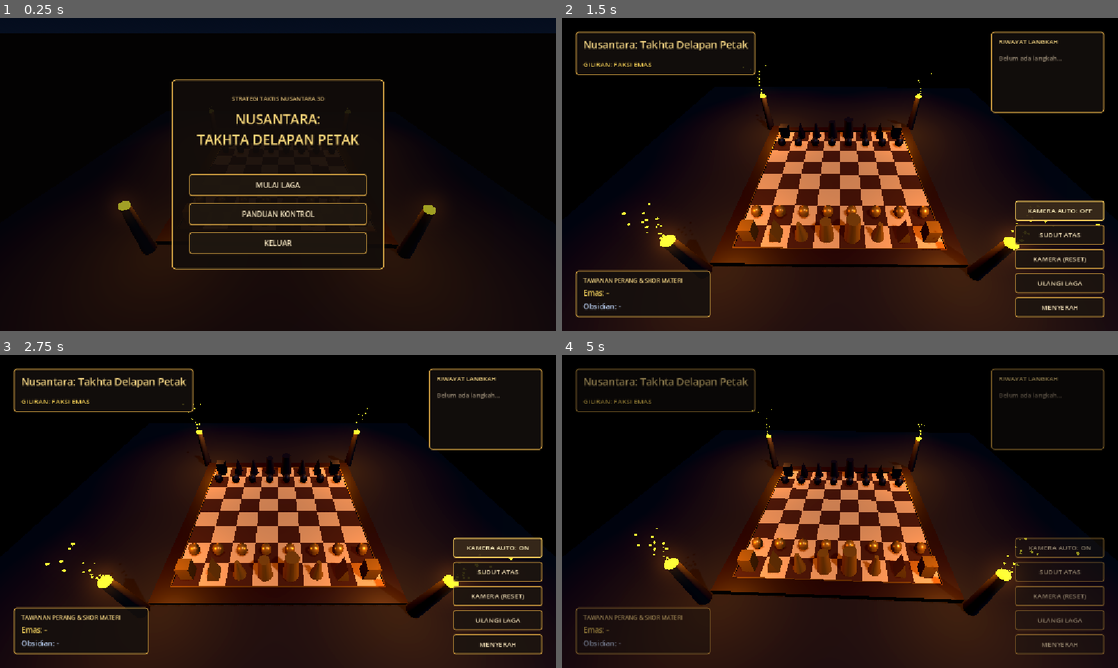
Above: before the commit, frames 1-4 (two rows, left to right).
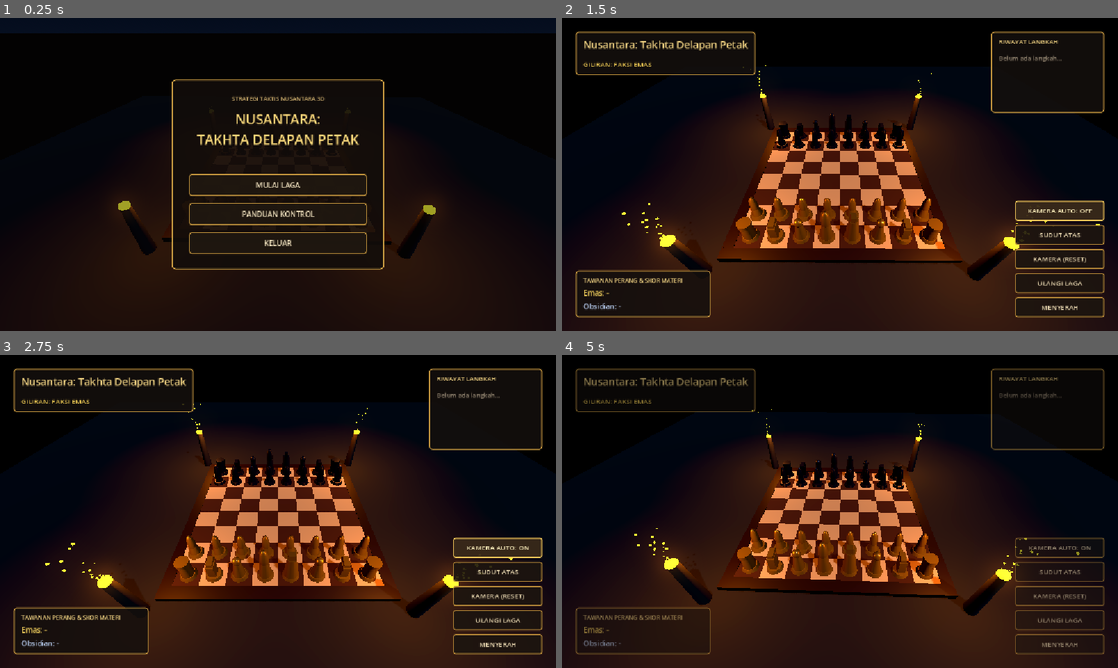
Above: after the commit, the same moments.

Repository: JavaneseIvankov/nusantara-chess
Game: Godot game, scene res://main/main.tscn
Same seed, same stepped clock (60 frames per second), same inputs: the game is played once before the commit and once after it.
Inputs:
- Up to frame 1 (0.25 s): no input
- Up to frame 2 (1.5 s): click "MULAI LAGA" at 0.5 s; click "KAMERA AUTO: ON" at 1.25 s
- Up to frame 3 (2.75 s): click "KAMERA AUTO: OFF" at 2 s
- Up to frame 4 (5 s): click "SUDUT ATAS" at 2.75 s; click "ULANGI LAGA" at 3.5 s; click "MULAI LAGA" at 4.25 s

The runs differ from the first frame. In frame 1, less than 0.1% of the frame differs, in the area x 28-72%, y 70-74%; in frame 2, 3.5%, in the area x 26-73%, y 30-80%; in frame 3, 3.5%; in frame 4, 3.4%.

Commit message:
feat(assets): add automatic .glb model loader with geometric fallback for pieces and environment
- Check res://assets/models/pieces/ for piece_*.glb and apply faction PBR materials automatically

- Check res://assets/models/environment/ for floor, board frame, torch pillar, and Candi Bentar .glb assets

Diff:
--- a/scripts/environment/placeholder_environment.gd
+++ b/scripts/environment/placeholder_environment.gd
@@ -1,90 +1,89 @@
-class_name PlaceholderEnvironment
 extends Node3D
 
 @export var board_size: float = 8.0
 @export var board_thickness: float = 0.2
 
+const ENV_PATHS := {
+	"floor": "res://assets/models/environment/courtyard_floor.glb",
+	"frame": "res://assets/models/environment/board_frame.glb",
+	"torch": "res://assets/models/environment/torch_pillar.glb",
+	"candi": "res://assets/models/environment/candi_bentar.glb"
+}
+
 func _ready() -> void:
 	_build_courtyard_floor()
 	_build_board_frame()
 	_build_torch_pillars()
+	_build_candi_bentar()
 
-# 1. Pelataran Batu Andesit Luas (24m x 24m di Y = -0.2m)
+func _try_load_glb(key: String) -> Node3D:
+	var path: String = ENV_PATHS.get(key, "")
+	if path != "" and ResourceLoader.exists(path):
+		var scene: PackedScene = load(path)
+		if scene != null:
+			return scene.instantiate()
+	return null
+
+# 1. Pelataran Batu Candi
 func _build_courtyard_floor() -> void:
+	var custom_floor := _try_load_glb("floor")
+	if custom_floor != null:
+		custom_floor.name = "CourtyardFloorGLB"
+		custom_floor.position = Vector3(0, -board_thickness, 0)
+		add_child(custom_floor)
+		return
+
 	var floor_mesh := MeshInstance3D.new()
 	floor_mesh.name = "CourtyardFloor"
-
-	var box := BoxMesh.new()
-	box.size = Vector3(24.0, 0.2, 24.0)
-	floor_mesh.mesh = box
+	var plane := PlaneMesh.new()
+	plane.size = Vector2(36.0, 36.0)
+	floor_mesh.mesh = plane
 
 	var stone_mat := StandardMaterial3D.new()
-	stone_mat.albedo_color = Color(0.11, 0.12, 0.14) # Batu andesit candi gelap
-	stone_mat.roughness = 0.85
+	stone_mat.albedo_color = Color(0.14, 0.14, 0.15)
+	stone_mat.roughness = 0.88
 	floor_mesh.material_override = stone_mat
-
-	# Permukaan atas lantai tepat di Y = -0.2 (menopang dasar ubin papan)
-	floor_mesh.position = Vector3(0.0, -board_thickness - 0.1, 0.0)
+	floor_mesh.position = Vector3(0, -board_thickness, 0)
 	add_child(floor_mesh)
 
-# 2. Bingkai Kayu Jati & Lis Emas Mengelilingi Papan 8x8
+# 2. Bingkai Papan Kayu Jati Ukir
 func _build_board_frame() -> void:
+	var custom_frame := _try_load_glb("frame")
+	if custom_frame != null:
+		custom_frame.name = "BoardFrameGLB"
+		custom_frame.position = Vector3(0, -board_thickness, 0)
+		add_child(custom_frame)
+		return
+
 	var frame_root := Node3D.new()
 	frame_root.name = "BoardFrame"
 	add_child(frame_root)
 
 	var wood_mat := StandardMaterial3D.new()
-	wood_mat.albedo_color = Color(0.16, 0.09, 0.05) # Kayu jati tua gelap
+	wood_mat.albedo_color = Color(0.16, 0.08, 0.03)
 	wood_mat.roughness = 0.55
 
-	var gold_trim_mat := StandardMaterial3D.new()
-	gold_trim_mat.albedo_color = Color(0.76, 0.58, 0.22) # Aksen lis perunggu emas
-	gold_trim_mat.metallic = 0.75
-	gold_trim_mat.roughness = 0.30
+	var border_width: float = 0.45
+	var frame_height: float = 0.24
+	var outer_span: float = board_size + (border_width * 2.0)
+	var offset: float = (board_size / 2.0) + (border_width / 2.0)
+	var pos_y: float = -board_thickness + (frame_height / 2.0) - 0.02
 
-	var rim_width: float = 0.60
-	var rim_height: float = 0.24 # Sedikit lebih tinggi (0.04m) dari permukaan papan
-	var outer_span: float = board_size + (rim_width * 2.0) # 9.2m
-	var offset: float = (board_size / 2.0) + (rim_width / 2.0) # 4.3m
-
-	# 4 Sisi Bingkai Kayu Utama (Utara, Selatan, Barat, Timur)
-	var wood_bars := [
-		{"size": Vector3(outer_span, rim_height, rim_width), "pos": Vector3(0.0, -0.08, -offset)},
-		{"size": Vector3(outer_span, rim_height, rim_width), "pos": Vector3(0.0, -0.08, offset)},
-		{"size": Vector3(rim_width, rim_height, board_size), "pos": Vector3(-offset, -0.08, 0.0)},
-		{"size": Vector3(rim_width, rim_height, board_size), "pos": Vector3(offset, -0.08, 0.0)}
+	var sides := [
+		{"size": Vector3(outer_span, frame_height, border_width), "pos": Vector3(0, pos_y, -offset)},
+		{"size": Vector3(outer_span, frame_height, border_width), "pos": Vector3(0, pos_y, offset)},
+		{"size": Vector3(border_width, frame_height, board_size), "pos": Vector3(-offset, pos_y, 0)},
+		{"size": Vector3(border_width, frame_height, board_size), "pos": Vector3(offset, pos_y, 0)}
 	]
 
-	for bar_data in wood_bars:
-		var mesh_inst := MeshInstance3D.new()
+	for s in sides:
+		var bar := MeshInstance3D.new()
 		var box := BoxMesh.new()
-		box.size = bar_data["size"]
-		mesh_inst.mesh = box
-		mesh_inst.material_override = wood_mat
-		mesh_inst.position = bar_data["pos"]
-		frame_root.add_child(mesh_inst)
-
-	# Lis Emas Tipis di Bibir Dalam Bingkai
-	var trim_w: float = 0.04
-	var trim_h: float = 0.25
-	var trim_span: float = board_size + (trim_w * 2.0)
-	var trim_off: float = (board_size / 2.0) + (trim_w / 2.0)
-
-	var gold_bars := [
-		{"size": Vector3(trim_span, trim_h, trim_w), "pos": Vector3(0.0, -0.075, -trim_off)},
-		{"size": Vector3(trim_span, trim_h, trim_w), "pos": Vector3(0.0, -0.075, trim_off)},
-		{"size": Vector3(trim_w, trim_h, board_size), "pos": Vector3(-trim_off, -0.075, 0.0)},
-		{"size": Vector3(trim_w, trim_h, board_size), "pos": Vector3(trim_off, -0.075, 0.0)}
-	]
-
-	for g_data in gold_bars:
-		var mesh_inst := MeshInstance3D.new()
-		var box := BoxMesh.new()
-		box.size = g_data["size"]
-		mesh_inst.mesh = box
-		mesh_inst.material_override = gold_trim_mat
-		mesh_inst.position = g_data["pos"]
-		frame_root.add_child(mesh_inst)
+		box.size = s["size"]
+		bar.mesh = box
+		bar.material_override = wood_mat
+		bar.position = s["pos"]
+		frame_root.add_child(bar)
 
 # 3. Empat Tiang Obor Batu di Sudut Papan + Partikel Percikan Api
 func _build_torch_pillars() -> void:
@@ -128,25 +127,30 @@
 		torch_node.position = pos
 		pillars_root.add_child(torch_node)
 
-		var column := MeshInstance3D.new()
-		var cyl := CylinderMesh.new()
-		cyl.top_radius = 0.16
-		cyl.bottom_radius = 0.24
-		cyl.height = 2.2
-		column.mesh = cyl
-		column.material_override = pillar_mat
-		column.position.y = 1.1
-		torch_node.add_child(column)
+		var custom_torch := _try_load_glb("torch")
+		if custom_torch != null:
+			torch_node.add_child(custom_torch)
+		else:
+			var column := MeshInstance3D.new()
+			var cyl := CylinderMesh.new()
+			cyl.top_radius = 0.16
+			cyl.bottom_radius = 0.24
+			cyl.height = 2.2
+			column.mesh = cyl
+			column.material_override = pillar_mat
+			column.position.y = 1.1
+			torch_node.add_child(column)
 
-		var ember := MeshInstance3D.new()
-		var sphere := SphereMesh.new()
-		sphere.radius = 0.18
-		sphere.height = 0.25
-		ember.mesh = sphere
-		ember.material_override = ember_mat
-		ember.position.y = 2.25
-		torch_node.add_child(ember)
+			var ember := MeshInstance3D.new()
+			var sphere := SphereMesh.new()
+			sphere.radius = 0.18
+			sphere.height = 0.25
+			ember.mesh = sphere
+			ember.material_override = ember_mat
+			ember.position.y = 2.25
+			torch_node.add_child(ember)
 
+		# Efek partikel percikan api tetap menyala di atas obor
 		var sparks := GPUParticles3D.new()
 		sparks.amount = 18
 		sparks.lifetime = 1.4
@@ -154,3 +158,18 @@
 		sparks.draw_pass_1 = spark_mesh
 		sparks.position.y = 2.3
 		torch_node.add_child(sparks)
+
+# 4. Gerbang Candi Bentar Latar Belakang (Otomatis muncul jika candi_bentar.glb tersedia)
+func _build_candi_bentar() -> void:
+	var north_candi := _try_load_glb("candi")
+	if north_candi != null:
+		north_candi.name = "CandiBentarNorth"
+		north_candi.position = Vector3(0, -board_thickness, -8.5)
+		add_child(north_candi)
+
+	var south_candi := _try_load_glb("candi")
+	if south_candi != null:
+		south_candi.name = "CandiBentarSouth"
+		south_candi.position = Vector3(0, -board_thickness, 8.5)
+		south_candi.rotation.y = PI
+		add_child(south_candi)
--- a/scripts/pieces/chess_piece.gd
+++ b/scripts/pieces/chess_piece.gd
@@ -2,83 +2,36 @@
 extends Node3D
 
 enum PieceType { PAWN, ROOK, KNIGHT, BISHOP, QUEEN, KING }
-enum Faction { GOLD, OBSIDIAN } # GOLD = Faksi Nusantara Terang, OBSIDIAN = Faksi Gelap
+enum Faction { GOLD, OBSIDIAN }
 
-var type: PieceType = PieceType.PAWN
-var faction: Faction = Faction.GOLD
+@export var type: PieceType = PieceType.PAWN
+@export var faction: Faction = Faction.GOLD
+@export var override_faction_material: bool = true
+
 var grid_pos: Vector2i = Vector2i.ZERO
 var has_moved: bool = false
+var visual_root: Node3D
 
-@onready var visual_mesh: MeshInstance3D = $VisualMesh
+const MODEL_PATHS := {
+	PieceType.PAWN: "res://assets/models/pieces/piece_pawn.glb",
+	PieceType.ROOK: "res://assets/models/pieces/piece_rook.glb",
+	PieceType.KNIGHT: "res://assets/models/pieces/piece_knight.glb",
+	PieceType.BISHOP: "res://assets/models/pieces/piece_bishop.glb",
+	PieceType.QUEEN: "res://assets/models/pieces/piece_queen.glb",
+	PieceType.KING: "res://assets/models/pieces/piece_king.glb"
+}
 
 func setup(p_type: PieceType, p_faction: Faction, start_grid: Vector2i, world_pos: Vector3) -> void:
 	type = p_type
 	faction = p_faction
 	grid_pos = start_grid
 	position = world_pos
+	_build_visual()
 
-	_build_placeholder_visual()
+func promote_to(new_type: PieceType) -> void:
+	type = new_type
+	_build_visual()
 
-# Membuat bentuk 3D sementara berdasarkan jenis bidak (mudah diganti model .glb nanti)
-func _build_placeholder_visual() -> void:
-	var mat := StandardMaterial3D.new()
-	if faction == Faction.GOLD:
-		mat.albedo_color = Color(0.85, 0.65, 0.25) # Perunggu emas
-		mat.metallic = 0.65
-		mat.roughness = 0.35
-	else:
-		mat.albedo_color = Color(0.18, 0.20, 0.24) # Batu candi / besi obsidian
-		mat.metallic = 0.45
-		mat.roughness = 0.50
-
-	var mesh: Mesh
-	var height: float = 0.6
-
-	match type:
-		PieceType.PAWN:
-			var cap := CapsuleMesh.new()
-			cap.radius = 0.22
-			cap.height = 0.55
-			mesh = cap
-			height = 0.55
-		PieceType.ROOK:
-			var box := BoxMesh.new()
-			box.size = Vector3(0.48, 0.75, 0.48)
-			mesh = box
-			height = 0.75
-		PieceType.KNIGHT:
-			var prism := PrismMesh.new()
-			prism.size = Vector3(0.45, 0.80, 0.55)
-			mesh = prism
-			height = 0.80
-		PieceType.BISHOP:
-			var cyl := CylinderMesh.new()
-			cyl.top_radius = 0.08
-			cyl.bottom_radius = 0.26
-			cyl.height = 0.90
-			mesh = cyl
-			height = 0.90
-		PieceType.QUEEN:
-			var cyl := CylinderMesh.new()
-			cyl.top_radius = 0.20
-			cyl.bottom_radius = 0.30
-			cyl.height = 1.05
-			mesh = cyl
-			height = 1.05
-		PieceType.KING:
-			var cyl := CylinderMesh.new()
-			cyl.top_radius = 0.26
-			cyl.bottom_radius = 0.32
-			cyl.height = 1.20
-			mesh = cyl
-			height = 1.20
-
-	visual_mesh.mesh = mesh
-	visual_mesh.material_override = mat
-	# Pastikan bagian dasar bidak tepat menempel di permukaan papan (Y = 0)
-	visual_mesh.position.y = height / 2.0
-
-# Animasi meluncur mulus saat bidak berpindah petak
 func move_to(new_grid_pos: Vector2i, target_world_pos: Vector3) -> void:
 	grid_pos = new_grid_pos
 	has_moved = true
@@ -87,11 +40,9 @@
 	var tween := create_tween()
 	tween.set_parallel(true)
 
-	# Gerak horizontal (X dan Z) mulus
 	tween.tween_property(self, "position:x", target_world_pos.x, duration).set_trans(Tween.TRANS_CUBIC).set_ease(Tween.EASE_OUT)
 	tween.tween_property(self, "position:z", target_world_pos.z, duration).set_trans(Tween.TRANS_CUBIC).set_ease(Tween.EASE_OUT)
 
-	# Khusus Kuda: melompat melengkung ke atas lalu mendarat!
 	if type == PieceType.KNIGHT:
 		var arc_tween := create_tween()
 		arc_tween.tween_property(self, "position:y", target_world_pos.y + 0.65, duration * 0.5).set_trans(Tween.TRANS_QUAD).set_ease(Tween.EASE_OUT)
@@ -99,7 +50,147 @@
 	else:
 		tween.tween_property(self, "position:y", target_world_pos.y, duration)
 
-# Mengubah jenis dan bentuk 3D bidak saat Pion mencapai baris ujung (Promosi)
-func promote_to(new_type: PieceType) -> void:
-	type = new_type
-	_build_placeholder_visual()
+func _build_visual() -> void:
+	if visual_root != null:
+		visual_root.queue_free()
+
+	visual_root = Node3D.new()
+	visual_root.name = "VisualRoot"
+	add_child(visual_root)
+
+	# Arahkan bidak Obsidian menghadap ke selatan (+Z) menuju kubu Emas
+	if faction == Faction.OBSIDIAN:
+		visual_root.rotation.y = PI
+
+	var mat := _create_faction_material()
+	var model_path: String = MODEL_PATHS.get(type, "")
+
+	# Auto-Loader: Cek apakah aset .glb final dari tim Blender sudah tersedia
+	if model_path != "" and ResourceLoader.exists(model_path):
+		var packed_scene: PackedScene = load(model_path)
+		if packed_scene != null:
+			var model_instance := packed_scene.instantiate()
+			visual_root.add_child(model_instance)
+			if override_faction_material:
+				_apply_material_recursive(model_instance, mat)
+			return
+
+	# Fallback Placeholder Geometris jika file .glb belum disetor
+	_build_placeholder_mesh(visual_root, mat)
+
+func _create_faction_material() -> StandardMaterial3D:
+	var mat := StandardMaterial3D.new()
+	if faction == Faction.GOLD:
+		mat.albedo_color = Color(0.88, 0.70, 0.25)
+		mat.metallic = 0.75
+		mat.roughness = 0.28
+	else:
+		mat.albedo_color = Color(0.14, 0.16, 0.22)
+		mat.metallic = 0.45
+		mat.roughness = 0.35
+	return mat
+
+func _apply_material_recursive(node: Node, mat: StandardMaterial3D) -> void:
+	if node is MeshInstance3D:
+		node.material_override = mat
+	for child in node.get_children():
+		_apply_material_recursive(child, mat)
+
+func _build_placeholder_mesh(parent: Node3D, mat: StandardMaterial3D) -> void:
+	var base := MeshInstance3D.new()
+	var base_cyl := CylinderMesh.new()
+	base_cyl.top_radius = 0.28
+	base_cyl.bottom_radius = 0.34
+	base_cyl.height = 0.14
+	base.mesh = base_cyl
+	base.material_override = mat
+	base.position.y = 0.07
+	parent.add_child(base)
+
+	var body := MeshInstance3D.new()
+	var head := MeshInstance3D.new()
+
+	match type:
+		PieceType.PAWN:
+			var cyl := CylinderMesh.new()
+			cyl.top_radius = 0.14
+			cyl.bottom_radius = 0.22
+			cyl.height = 0.45
+			body.mesh = cyl
+			body.position.y = 0.36
+
+			var sph := SphereMesh.new()
+			sph.radius = 0.16
+			head.mesh = sph
+			head.position.y = 0.65
+
+		PieceType.ROOK:
+			var cyl := CylinderMesh.new()
+			cyl.top_radius = 0.22
+			cyl.bottom_radius = 0.25
+			cyl.height = 0.65
+			body.mesh = cyl
+			body.position.y = 0.46
+
+			var crown := CylinderMesh.new()
+			crown.top_radius = 0.26
+			crown.bottom_radius = 0.26
+			crown.height = 0.16
+			head.mesh = crown
+			head.position.y = 0.85
+
+		PieceType.KNIGHT:
+			var box := BoxMesh.new()
+			box.size = Vector3(0.28, 0.62, 0.36)
+			body.mesh = box
+			body.position.y = 0.44
+
+			var snout := BoxMesh.new()
+			snout.size = Vector3(0.22, 0.22, 0.42)
+			head.mesh = snout
+			head.position = Vector3(0, 0.78, -0.08)
+
+		PieceType.BISHOP:
+			var cyl := CylinderMesh.new()
+			cyl.top_radius = 0.12
+			cyl.bottom_radius = 0.24
+			cyl.height = 0.75
+			body.mesh = cyl
+			body.position.y = 0.51
+
+			var mitre := SphereMesh.new()
+			mitre.radius = 0.16
+			mitre.height = 0.38
+			head.mesh = mitre
+			head.position.y = 0.96
+
+		PieceType.QUEEN:
+			var cyl := CylinderMesh.new()
+			cyl.top_radius = 0.15
+			cyl.bottom_radius = 0.26
+			cyl.height = 0.90
+			body.mesh = cyl
+			body.position.y = 0.59
+
+			var orb := SphereMesh.new()
+			orb.radius = 0.18
+			head.mesh = orb
+			head.position.y = 1.12
+
+		PieceType.KING:
+			var cyl := CylinderMesh.new()
+			cyl.top_radius = 0.18
+			cyl.bottom_radius = 0.28
+			cyl.height = 1.05
+			body.mesh = cyl
+			body.position.y = 0.66
+
+			var cross := BoxMesh.new()
+			cross.size = Vector3(0.22, 0.24, 0.22)
+			head.mesh = cross
+			head.position.y = 1.28
+
+	body.material_override = mat
+	head.material_override = mat
+	parent.add_child(body)
+	parent.add_child(head)
Not shown, added: assets/models/environment/.gitkeep
Not shown, added: assets/models/pieces/.gitkeep
